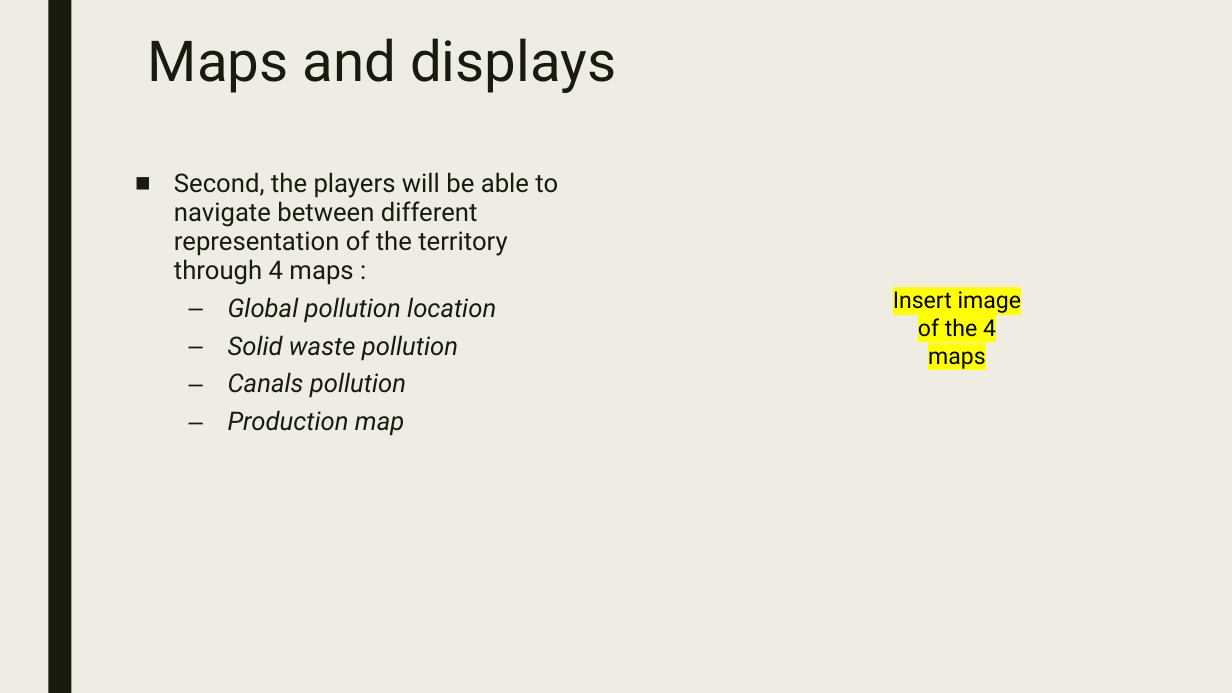
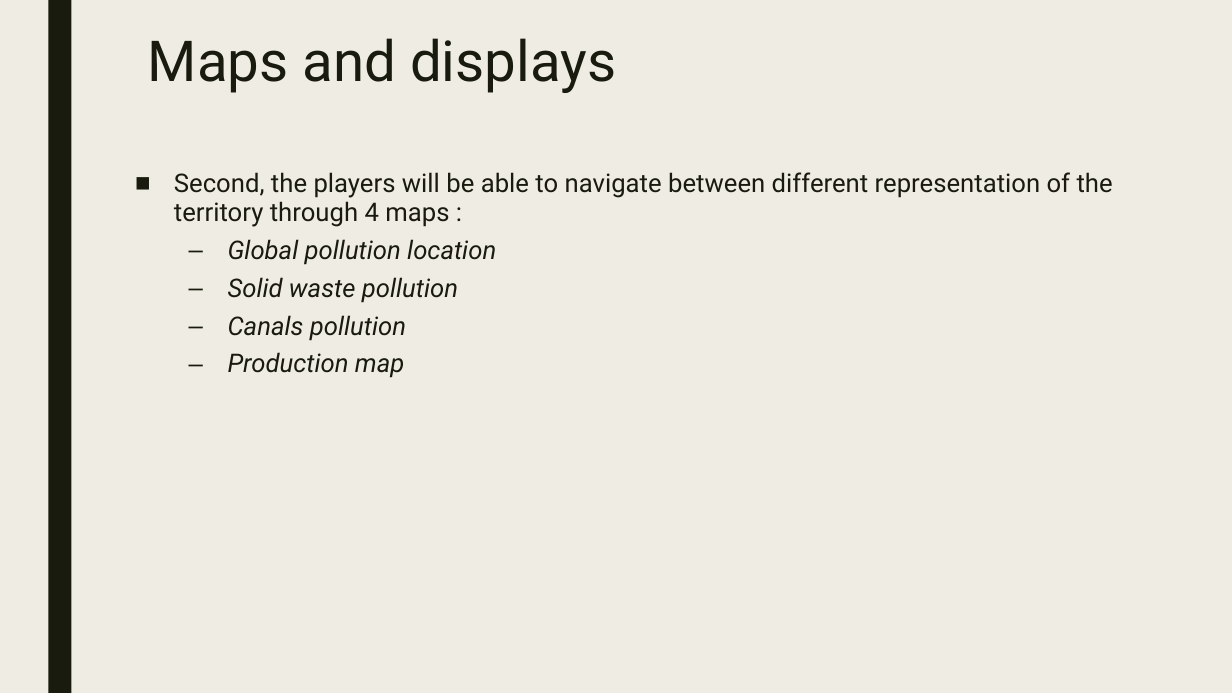
Before and after one commit to ACROSS-Lab/BacHungHai-Waste, a slide deck: slide 11 of Various materials/Ecogame.pptx (slide 10 before the commit). Drawn at 1232x693 pixels with LibreOffice and Linux fonts; fonts in the diff are those of the drawing. Boxes give left, top, right and bottom in pixels: in the first picture for what was removed or moved away, otherwise in the second. Text is boxed around its words. In the diff, an @@ line names an element or a change of style, - is before the commit and + after.

```diff
--- a/Various materials/Ecogame.pptx
+++ b/Various materials/Ecogame.pptx
@@ text "Second, the players will be ..." rewrapped from (174,172,558,436) to (174,172,1113,378) @@
@@ text removed at (893,288,1022,369) @@
-Insert image of the 4 maps
```
Also in this commit, not shown: 4 other slides changed, 3 slides added, 2 slides removed, 1 other file.
